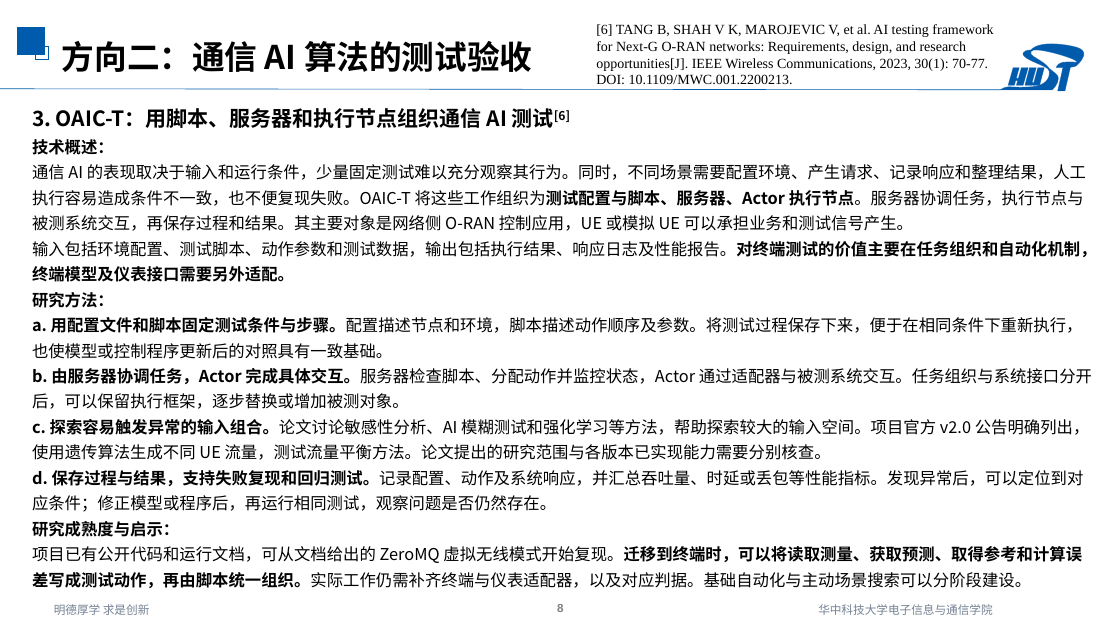
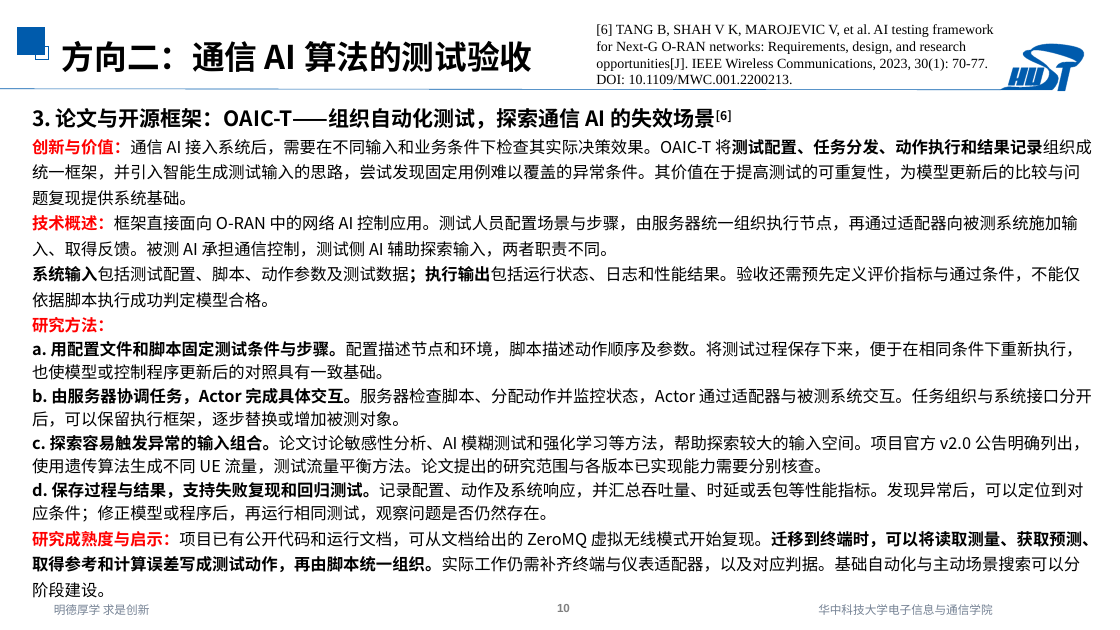
Before and after one commit to strings-pixel/self, a slide deck: slide 10 of 2026.10.10AI与通信融合研究进展调研三.pptx (slide 8 before the commit). Drawn at 1120x630 pixels with LibreOffice and Linux fonts; fonts in the diff are those of the drawing. Boxes give left, top, right and bottom in pixels: in the first picture for what was removed or moved away, otherwise in the second. Text is boxed around its words. In the diff, an @@ line names an element or a change of style, - is before the commit and + after.

```diff
--- a/2026.10.10AI与通信融合研究进展调研三.pptx
+++ b/2026.10.10AI与通信融合研究进展调研三.pptx
@@ text at <box>32,108,1092,308</box>: text changed @@
-3. OAIC-T：用脚本、服务器和执行节点组织通信 AI 测试[6]
-技术概述：
-通信 AI 的表现取决于输入和运行条件，少量固定测试难以充分观察其行为。同时，不同场景需要配置环境、产生请求、记录响应和整理结果，人工执行容易造成条件不一致，也不便复现失败。OAIC-T 将这些工作组织为测试配置与脚本、服务器、Actor 执行节点。服务器协调任务，执行节点与被测系统交互，再保存过程和结果。其主要对象是网络侧 O-RAN 控制应用，UE 或模拟 UE 可以承担业务和测试信号产生。
-输入包括环境配置、测试脚本、动作参数和测试数据，输出包括执行结果、响应日志及性能报告。对终端测试的价值主要在任务组织和自动化机制，终端模型及仪表接口需要另外适配。
+3. 论文与开源框架：OAIC-T——组织自动化测试，探索通信 AI 的失效场景[6]
+创新与价值：通信 AI 接入系统后，需要在不同输入和业务条件下检查其实际决策效果。OAIC-T 将测试配置、任务分发、动作执行和结果记录组织成统一框架，并引入智能生成测试输入的思路，尝试发现固定用例难以覆盖的异常条件。其价值在于提高测试的可重复性，为模型更新后的比较与问题复现提供系统基础。
+技术概述：框架直接面向 O-RAN 中的网络 AI 控制应用。测试人员配置场景与步骤，由服务器统一组织执行节点，再通过适配器向被测系统施加输入、取得反馈。被测 AI 承担通信控制，测试侧 AI 辅助探索输入，两者职责不同。
+系统输入包括测试配置、脚本、动作参数及测试数据；执行输出包括运行状态、日志和性能结果。验收还需预先定义评价指标与通过条件，不能仅依据脚本执行成功判定模型合格。
@@ text at <box>32,317,1092,522</box>: text colour #000000 to #FF0000 in "研究方法："; line spacing 1.3 to 1.2 @@
@@ text at <box>32,531,1099,598</box>: text changed @@
-研究成熟度与启示：
-项目已有公开代码和运行文档，可从文档给出的 ZeroMQ 虚拟无线模式开始复现。迁移到终端时，可以将读取测量、获取预测、取得参考和计算误差写成测试动作，再由脚本统一组织。实际工作仍需补齐终端与仪表适配器，以及对应判据。基础自动化与主动场景搜索可以分阶段建设。
+研究成熟度与启示：项目已有公开代码和运行文档，可从文档给出的 ZeroMQ 虚拟无线模式开始复现。迁移到终端时，可以将读取测量、获取预测、取得参考和计算误差写成测试动作，再由脚本统一组织。实际工作仍需补齐终端与仪表适配器，以及对应判据。基础自动化与主动场景搜索可以分阶段建设。
@@ page number at <box>557,604,570,612</box>: text changed @@
-8
+10
```
Also in this commit, not shown: 5 other slides changed, 2 slides added.
